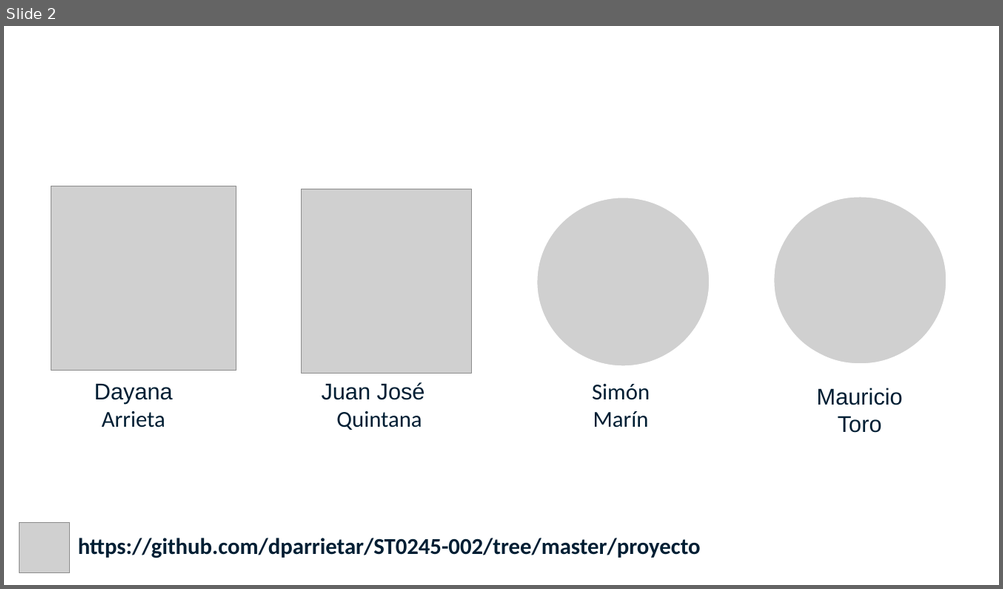
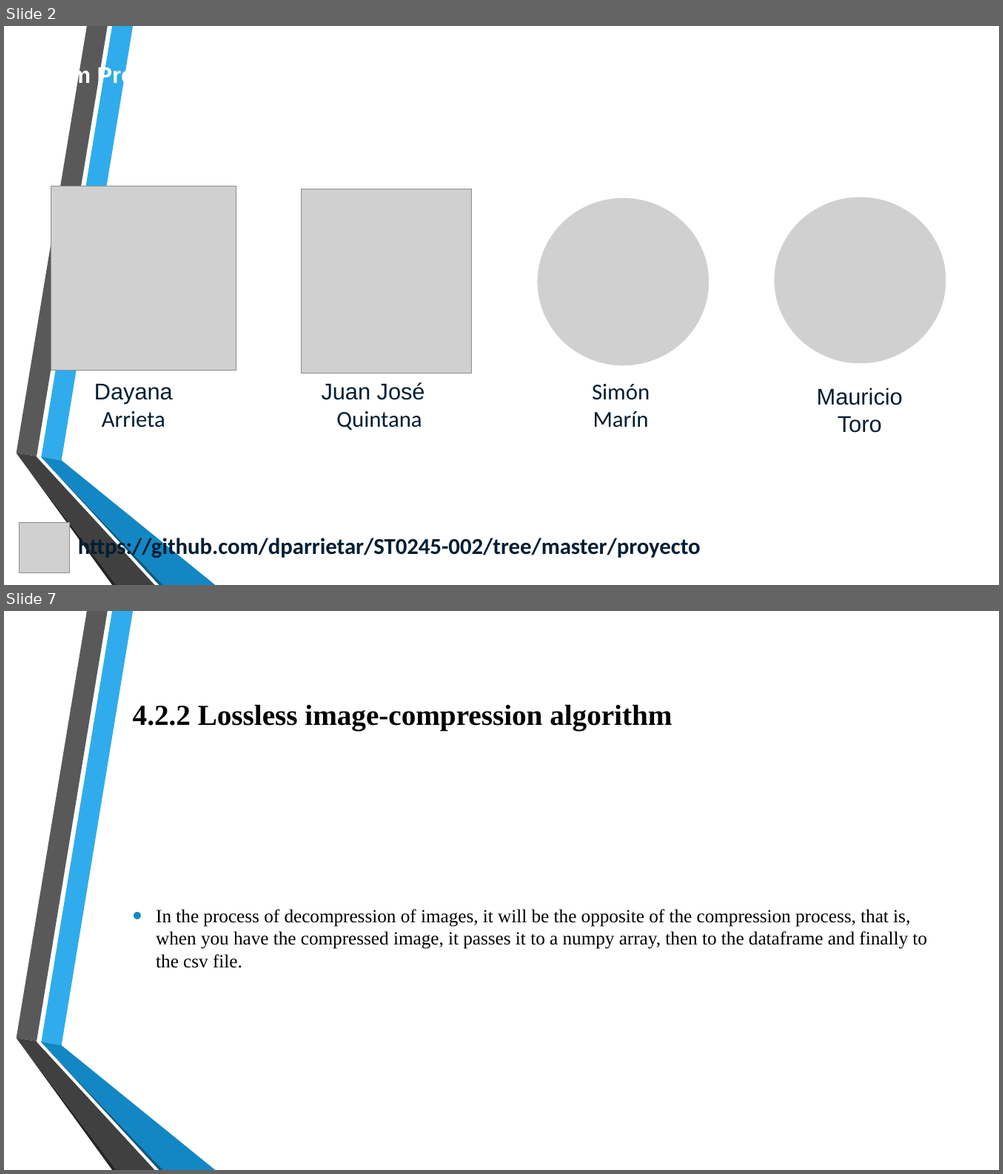
Before and after one commit to DayanaArrieta/ST0245-002, a slide deck: proyecto/Slides/ED1.pptx. Shown one above the other, each under a label of ours: slide 2 before the commit, slides 2 and 7 after it; the slides between them are not shown. The pictures are 1003x589 and 1003x1174 pixels, drawn with LibreOffice and Linux fonts; fonts in the diff are those of the drawing; grey boxes stand for pictures; background and template pictures are left out. Boxes give left, top, right and bottom in pixels: in the first picture for what was removed or moved away, otherwise in the second. Text is boxed around its words. In the diff, an @@ line names an element or a change of style, - is before the commit and + after.

```diff
--- a/proyecto/Slides/ED1.pptx
+++ b/proyecto/Slides/ED1.pptx
@@ slide 7 added at (4, 611, 999, 1170), background picture (left out); not listed: 6 template elements that a slide beside it also shows @@
@@ title added at (133, 704, 671, 730), 28 pt, text #000000, bold @@
+4.2.2 Lossless image-compression algorithm
@@ text added at (156, 909, 927, 968), 18 pt, text #000000 @@
+• In the process of decompression of images, it will be the opposite of the compression process, that is, when you have the compressed image, it passes it to a numpy array, then to the dataframe and finally to the csv file.
@@ slide 2 changed as well @@
@@ group added at (16, 26, 215, 585): 6 freeform shapes @@
```
Also in this commit, not shown: 1 other slide changed, 4 other slides added.
